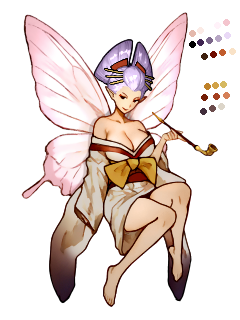
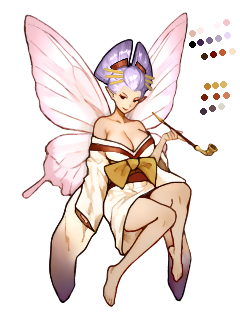
The second 240x320 image is a revision of the first. Changes to its layers:
painted on "hair" over (105, 74, 153, 85)
painted on "hair sticks" over (104, 68, 155, 91)
painted on "hair ribbon" over (111, 59, 145, 73)
painted on "body" over (49, 136, 192, 304)
painted on "wing" (2nd of 2, in "base" › "wing") over (22, 179, 47, 199)
